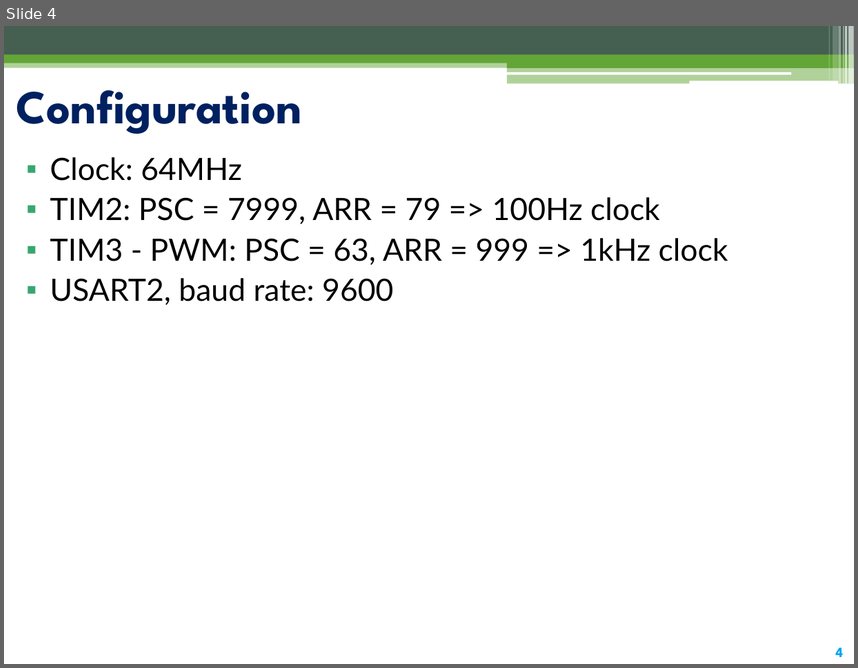
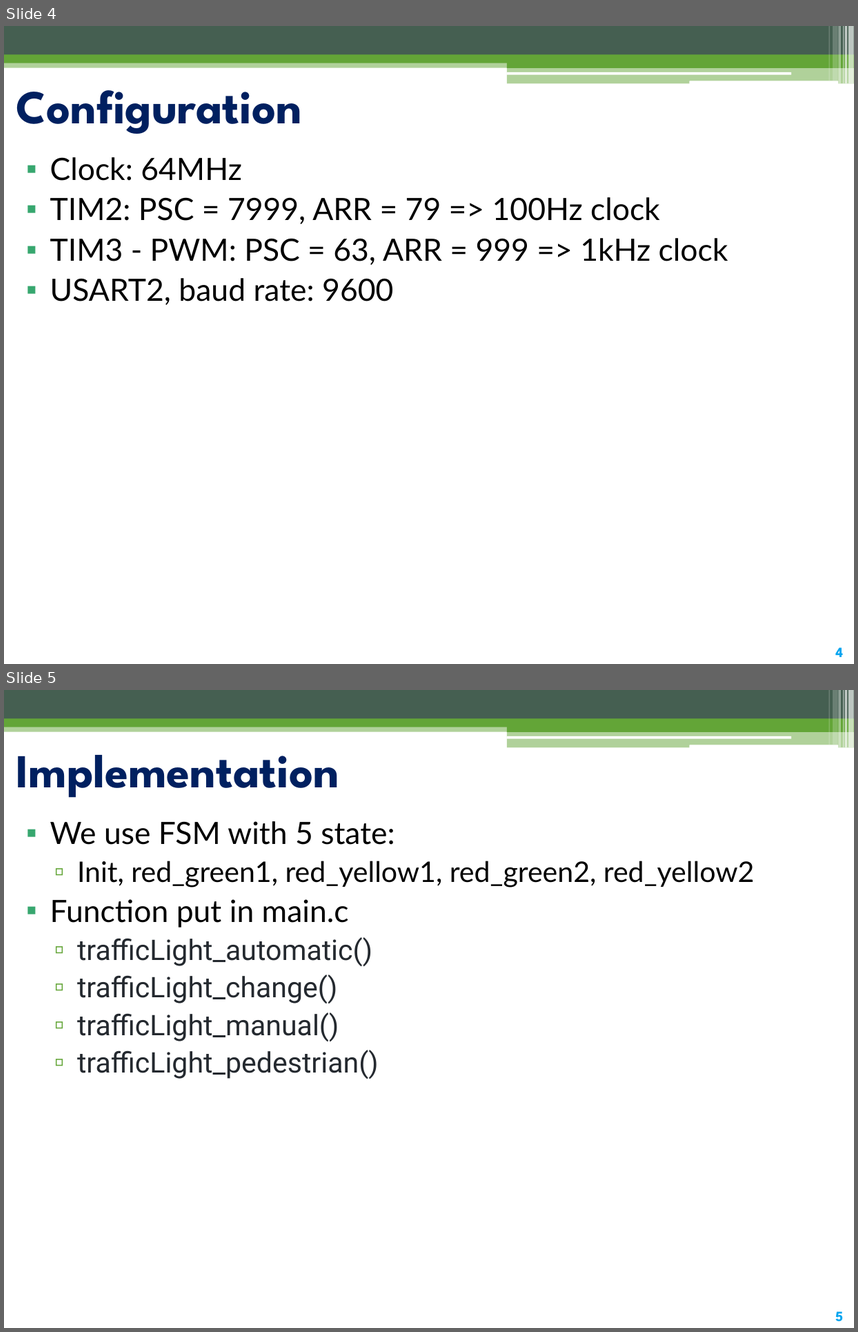
Before and after one commit to thoriumrabbit/CO3009_MCU_PROJECT-1, a slide deck: [MCU] AssignmentProject.pptx. Shown one above the other, each under a label of ours: slide 4 before the commit, slides 4 and 5 after it. The pictures are 858x668 and 858x1332 pixels, drawn with LibreOffice and Linux fonts; fonts in the diff are those of the drawing. Boxes give left, top, right and bottom in pixels: in the first picture for what was removed or moved away, otherwise in the second. Text is boxed around its words. In the diff, an @@ line names an element or a change of style, - is before the commit and + after.

```diff
--- a/[MCU] AssignmentProject.pptx
+++ b/[MCU] AssignmentProject.pptx
@@ slide 5 added at (x1=4, y1=690, x2=854, y2=1328), background #FFFFFF; not listed: 14 template elements that a slide beside it also shows @@
@@ title added at (x1=16, y1=755, x2=339, y2=798), 40 pt, text #002060, bold @@
+Implementation
@@ text added at (x1=50, y1=821, x2=754, y2=1078), 24 pt, text #24292F @@
+▪ We use FSM with 5 state:
+  ▫ Init, red_green1, red_yellow1, red_green2, red_yellow2
+▪ Function put in main.c
+  ▫ trafficLight_automatic()
+  ▫ trafficLight_change()
+  ▫ trafficLight_manual()
+  ▫ trafficLight_pedestrian()
```
Also in this commit, not shown: 1 slide removed, 1 other file.
